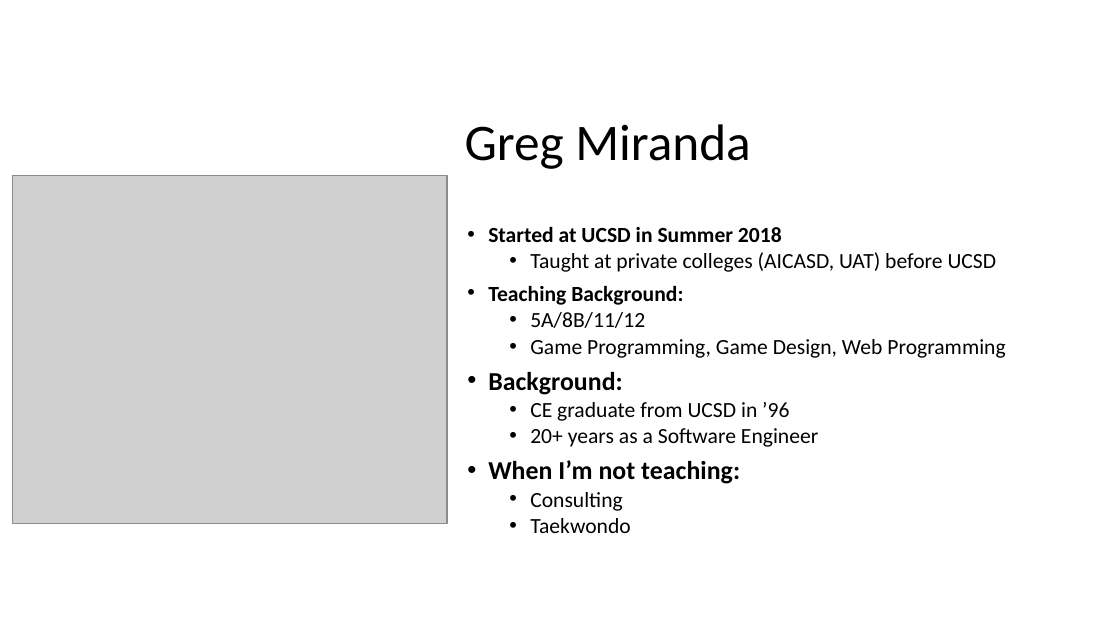
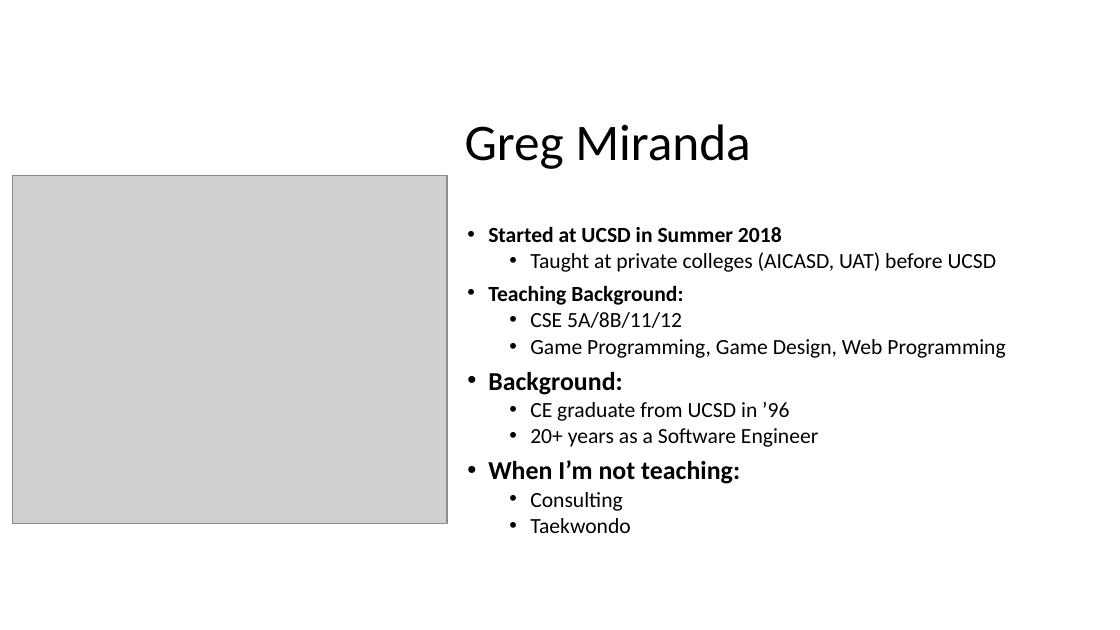
Before and after one commit to ucsd-cse12-sp21/ucsd-cse12-sp21.github.io, a slide deck: slide 3 of lectures/lecture-01/Lecture-Live/Lecture 01 - Lecture.pptx. Drawn at 1120x630 pixels with LibreOffice and Linux fonts; fonts in the diff are those of the drawing; grey boxes stand for pictures. Boxes give left, top, right and bottom in pixels: in the first picture for what was removed or moved away, otherwise in the second. Text is boxed around its words. In the diff, an @@ line names an element or a change of style, - is before the commit and + after.

Commit message:
Lecture 1 Updates

```diff
--- a/lectures/lecture-01/Lecture-Live/Lecture 01 - Lecture.pptx
+++ b/lectures/lecture-01/Lecture-Live/Lecture 01 - Lecture.pptx
@@ text at (530,312,682,328): text changed @@
-  • 5A/8B/11/12
+  • CSE 5A/8B/11/12
```
Also in this commit, not shown: 1 other file.
